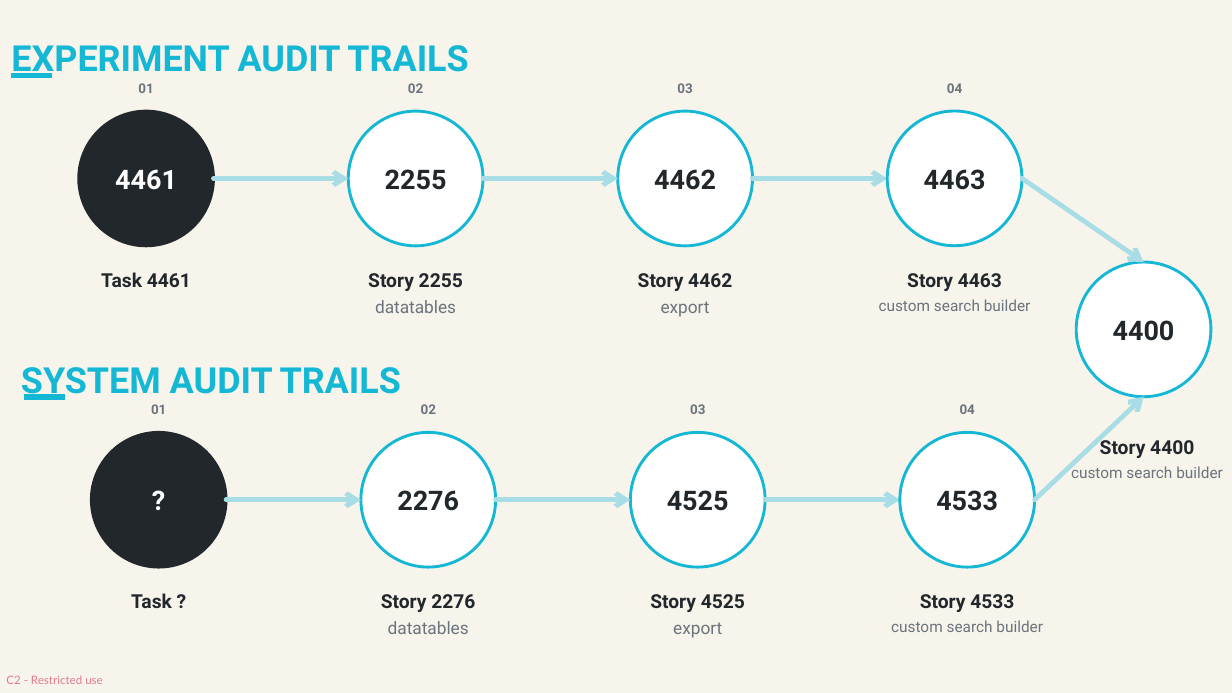
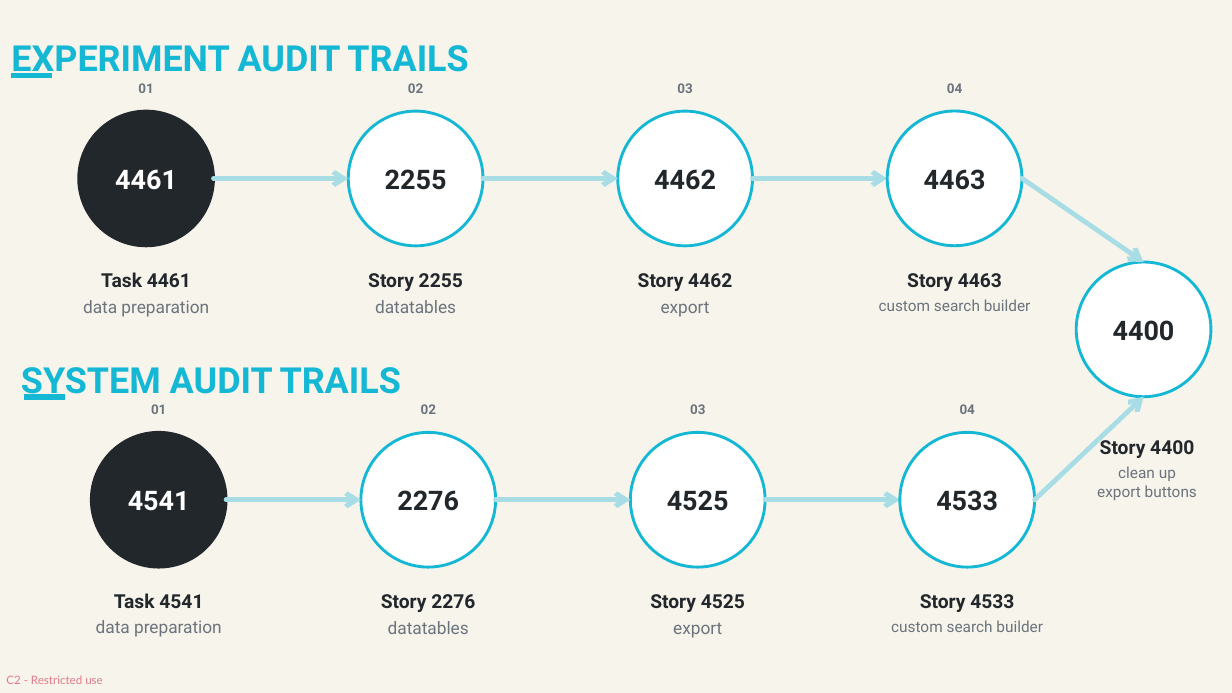
Before and after one commit to manulykebe/mockup-studio, a slide deck: slide 1 of jira/flow-audit trail.pptx. Drawn at 1232x693 pixels with LibreOffice and Linux fonts; fonts in the diff are those of the drawing. Boxes give left, top, right and bottom in pixels: in the first picture for what was removed or moved away, otherwise in the second. Text is boxed around its words. In the diff, an @@ line names an element or a change of style, - is before the commit and + after.

```diff
--- a/jira/flow-audit trail.pptx
+++ b/jira/flow-audit trail.pptx
@@ text added at <box>83,300,209,317</box>, 13.5 pt, text #6B747C @@
+data preparation
@@ text at <box>1097,466,1197,500</box>: text changed @@
-custom search builder
+clean up
+export buttons
@@ text in ellipse at <box>128,491,190,511</box>: text changed @@
-?
+4541
@@ text at <box>114,593,203,608</box>: text changed @@
-Task ?
+Task 4541
@@ text added at <box>96,620,222,637</box>, 13.5 pt, text #6B747C @@
+data preparation
```
Also in this commit, not shown: 5 other files.
